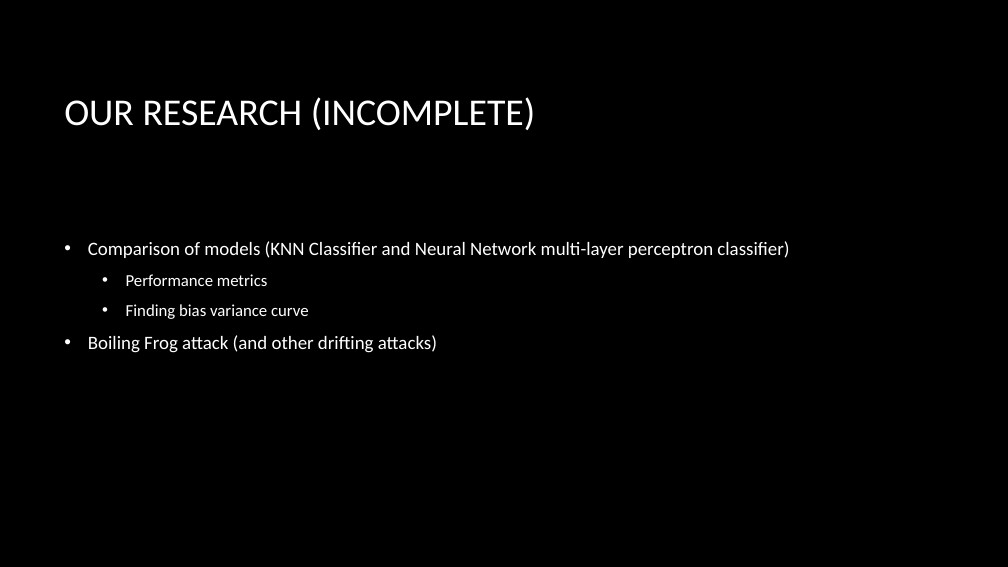
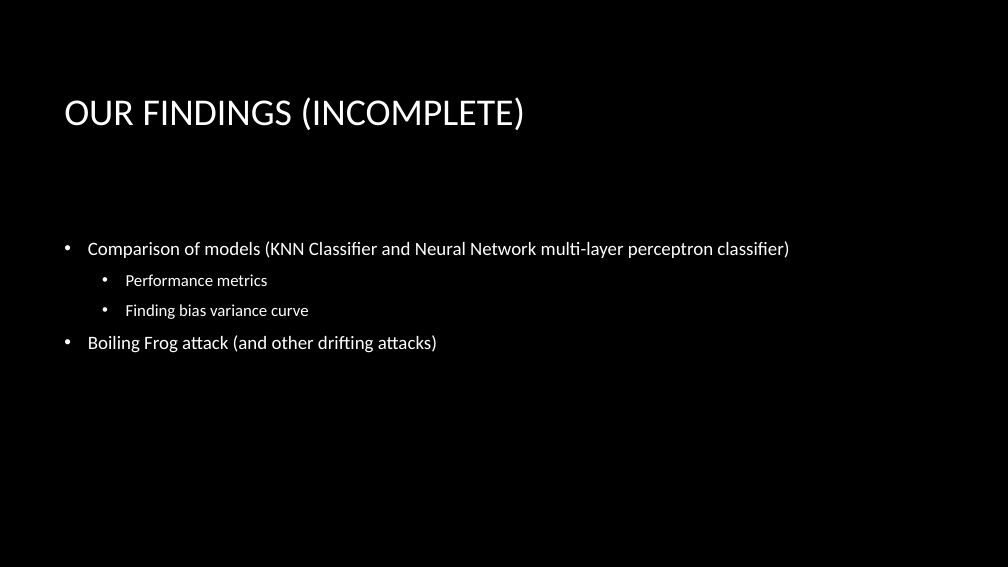
Before and after one commit to ychennay/CIS-700-Banknote-Authentication, a slide deck: slide 7 of CIS-700.pptx (slide 6 before the commit). Drawn at 1008x567 pixels with LibreOffice and Linux fonts; fonts in the diff are those of the drawing; background and template pictures are left out. Boxes give left, top, right and bottom in pixels: in the first picture for what was removed or moved away, otherwise in the second. Text is boxed around its words. In the diff, an @@ line names an element or a change of style, - is before the commit and + after.

```diff
--- a/CIS-700.pptx
+++ b/CIS-700.pptx
@@ title at [64, 97, 526, 130]: text changed @@
-OUR RESEARCH (INCOMPLETE)
+OUR FINDINGS (INCOMPLETE)
```
Also in this commit, not shown: 2 other slides changed, 1 slide added.
